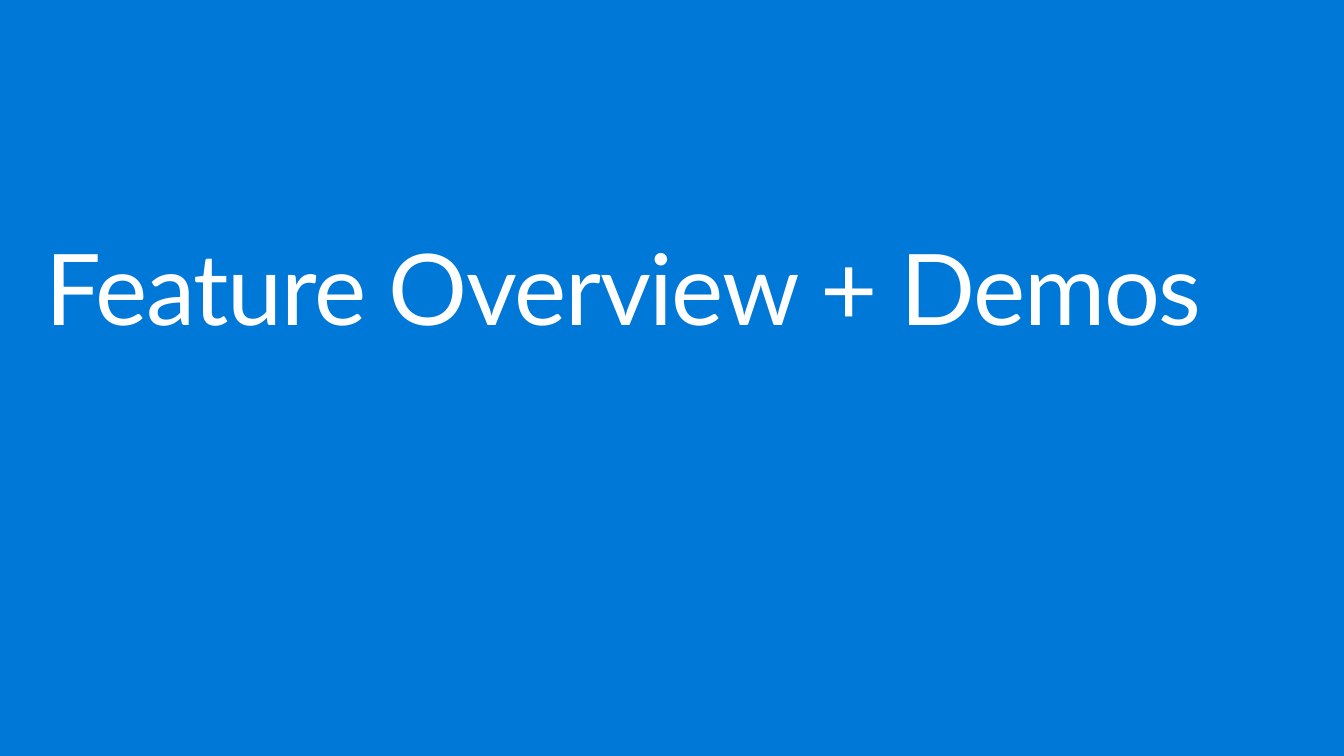
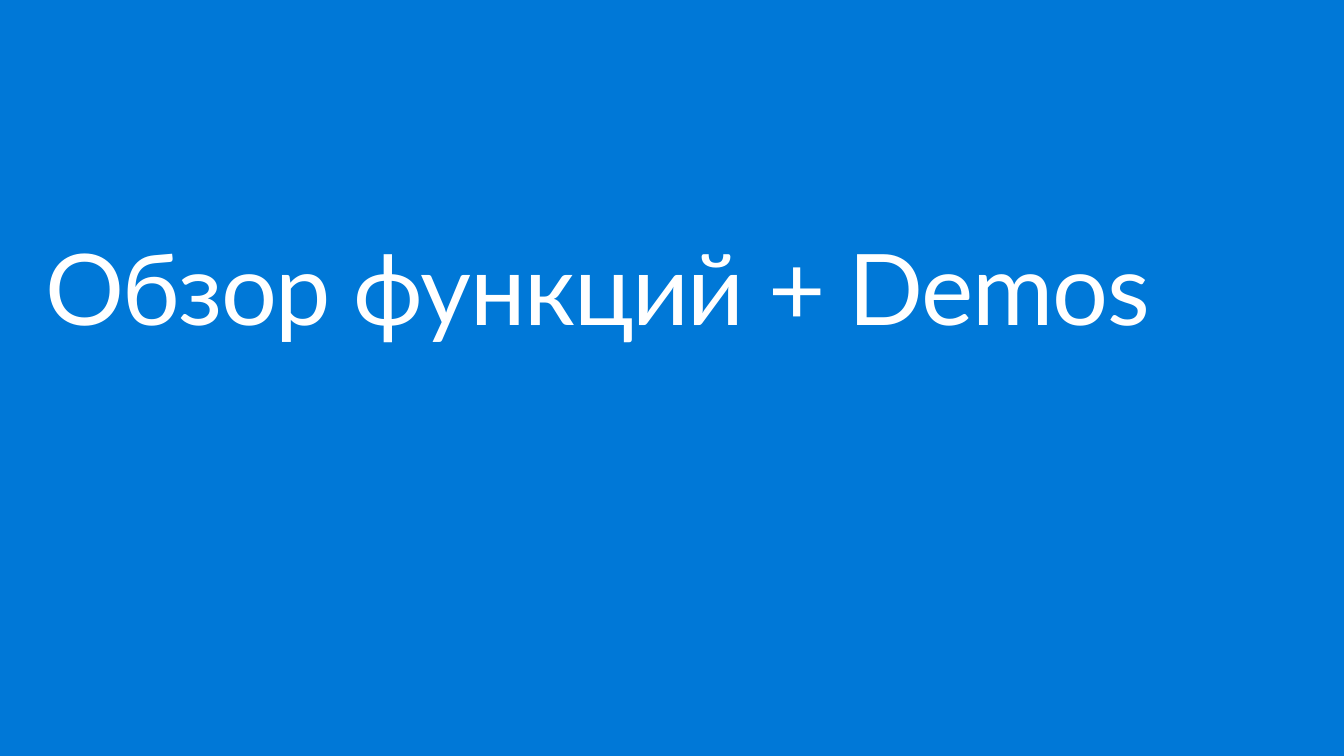
Before and after one commit to jongalloway/DevCon2016, a slide deck: slide 10 of Slides/ASPNET Core Internals.ru.pptx. Drawn at 1344x756 pixels with LibreOffice and Linux fonts; fonts in the diff are those of the drawing; background and template pictures are left out. Boxes give left, top, right and bottom in pixels: in the first picture for what was removed or moved away, otherwise in the second. Text is boxed around its words. In the diff, an @@ line names an element or a change of style, - is before the commit and + after.

```diff
--- a/Slides/ASPNET Core Internals.ru.pptx
+++ b/Slides/ASPNET Core Internals.ru.pptx
@@ title at (45,253,1150,343): text changed @@
-Feature Overview + Demos
+Обзор функций + Demos
```
Also in this commit, not shown: 16 other slides changed.
